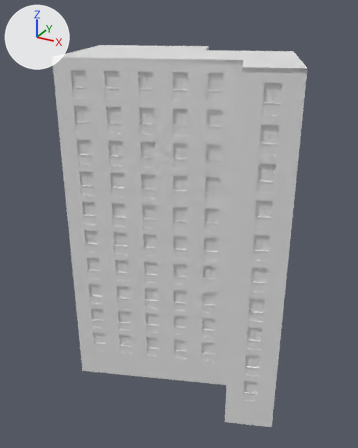
What one commit did to the glTF model public/assets/hasselby/bldg_108_point.glb.
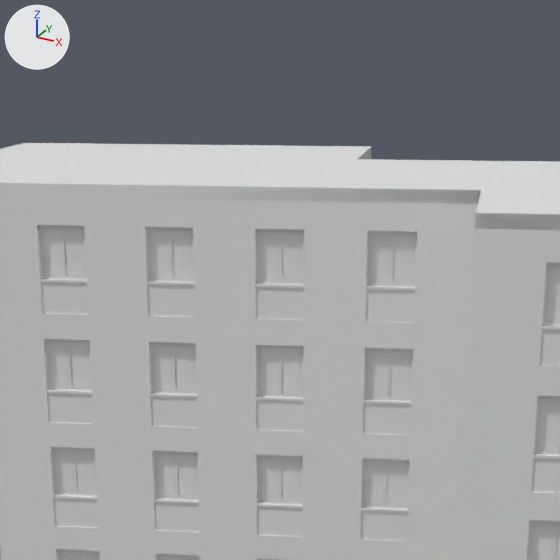
Each version is shown whole from a 50 mm lens placed at (-89.88, -99.51, 34.82), pointed at (-111.27, -60.62, 15.37), then close up on the part from 26% to 75% of the width and 0% to 39% of the height. The axes (+X, +Y, +Z) are drawn at upper left. The lights are the same throughout. The first two pictures are the older version. Vertices at exactly the same position are counted once.

The scene before the commit, as lines of its bpy script (objects in view):
```python
me_bldg_108_point = bpy.data.meshes.new('bldg_108_point')
me_bldg_108_point.from_pydata(...)  # 7122 vertices, 7876 faces; spans x -123.4..-98.8, y -68.1..-51.5, z -0.1..31.1
# faces by material slot: [74, 4420, 420, 420, 2100, 420, 6, 16]
me_bldg_108_point.materials.append(mat_concrete_cast)  # white #e7e7e7
me_bldg_108_point.materials.append(mat_render_cream)  # white #e7e7e7
me_bldg_108_point.materials.append(mat_panel_ochre)  # white #e7e7e7
me_bldg_108_point.materials.append(mat_metal_galvanized)  # white #e7e7e7
me_bldg_108_point.materials.append(mat_window_frame)  # white #e7e7e7
me_bldg_108_point.materials.append(mat_window_interior)  # white #e7e7e7
me_bldg_108_point.materials.append(mat_roof_felt)  # white #e7e7e7
me_bldg_108_point.materials.append(mat_metal_dark)  # white #e7e7e7
ob_bldg_108_point = bpy.data.objects.new('bldg_108_point', me_bldg_108_point)
ob_bldg_108_point.location = (0.0, 0.0, 0.0)
```
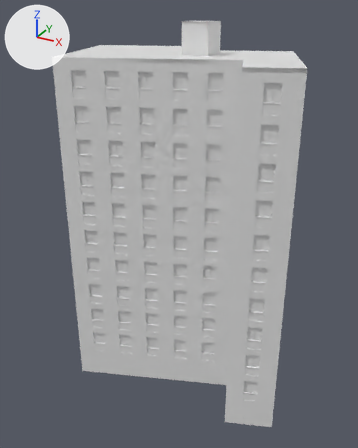
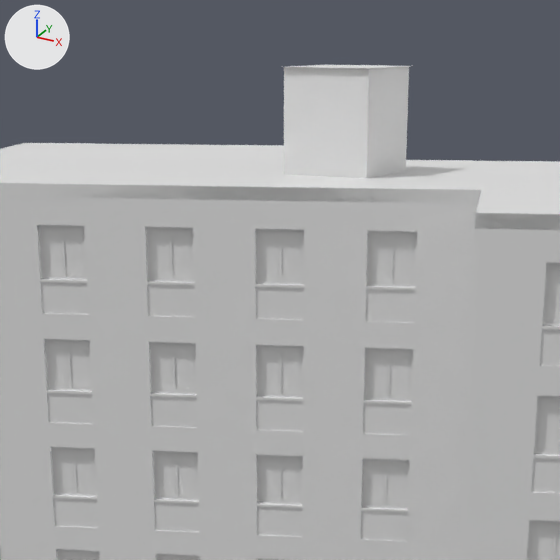
Where the change shows, as pixel boxes (x1, y1, x2, y2) in the close-ups (560 x 560 px):
```json
{"object": "bldg_108_point", "change": "reshaped", "before": [0, 143, 560, 560], "after": [0, 65, 560, 560]}
{"part": 1, "of": "me_bldg_108_point", "change": "added", "after": [284, 65, 409, 178]}
```

Edits to the scene script, one JSON object a line:
```json
{"block": "me_bldg_108_point", "where": "# used by ob_bldg_108_point; location = (0.0, 0.0, 0.0)"}
{"op": "remove", "block": "me_bldg_108_point", "code": "me_bldg_108_point.from_pydata(...)  # 7122 vertices, 7876 faces; spans x -123.4..-98.8, y -68.1..-51.5, z -0.1..31.1"}
{"op": "add", "block": "me_bldg_108_point", "code": "me_bldg_108_point.from_pydata(...)  # 7134 vertices, 7886 faces; spans x -123.4..-98.8, y -68.1..-51.5, z -0.1..33.7"}
{"block": "me_bldg_108_point", "change": "me_bldg_108_point part 1: 12 vertices added at x -110.8..-108.2, y -61.4..-58.8, z 31.1..33.7"}
{"block": "me_bldg_108_point", "change": "other edits to the shape of me_bldg_108_point do not show in these pictures"}
```
